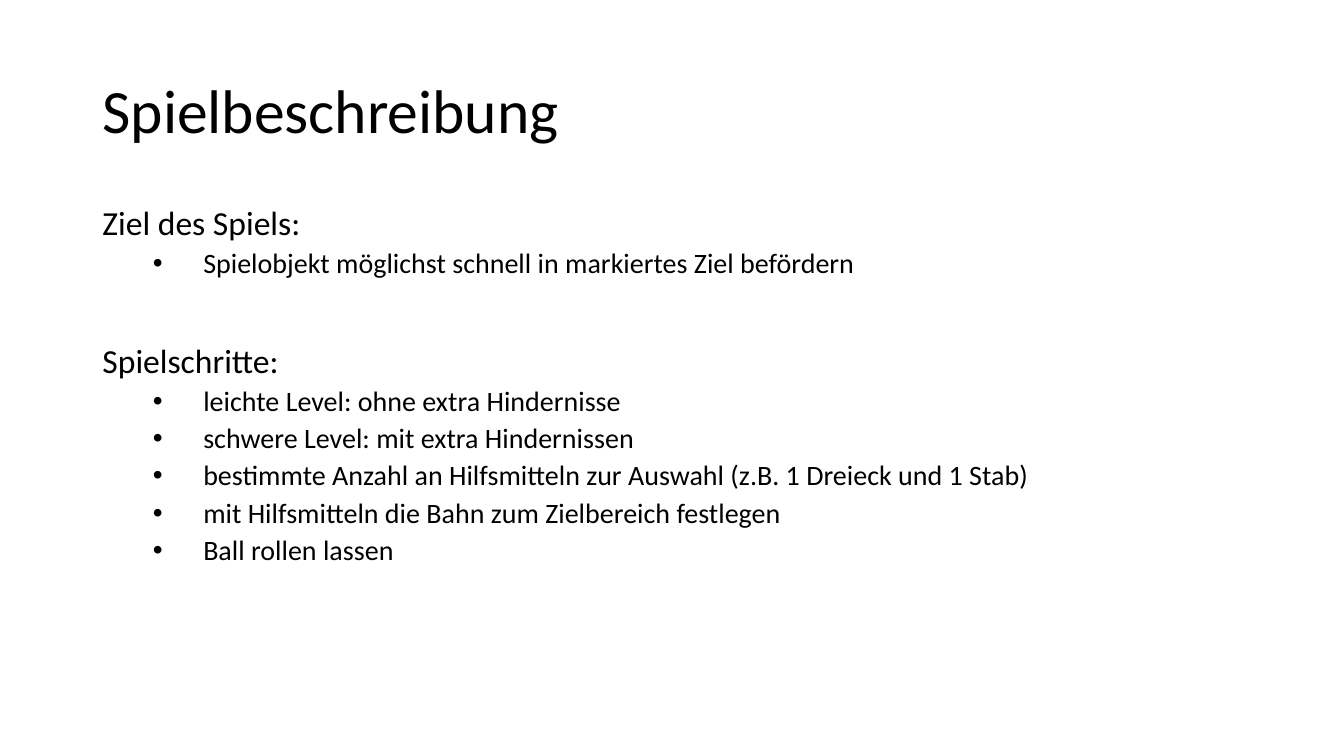
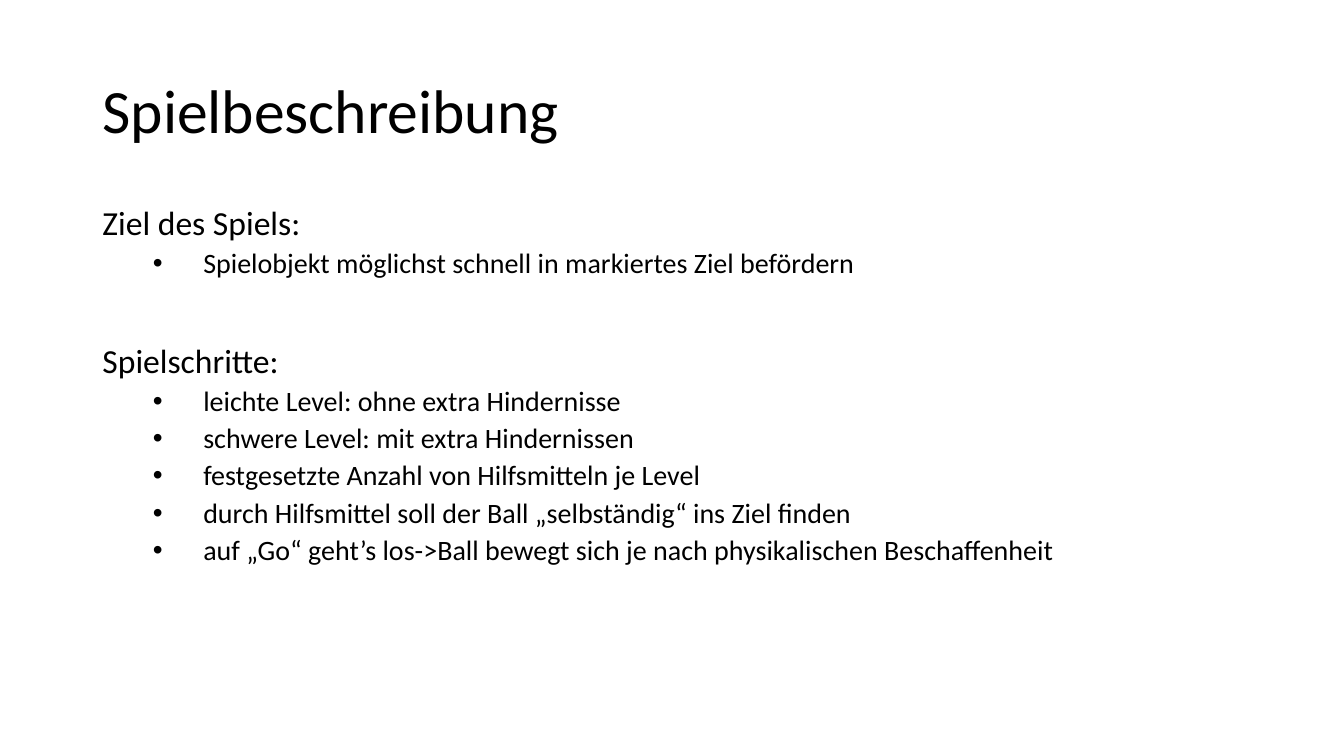
Before and after one commit to jonnyyx/Hole-in-One, a slide deck: slide 2 of BallFall.pptx. Drawn at 1344x756 pixels with LibreOffice and Linux fonts; fonts in the diff are those of the drawing. Boxes give left, top, right and bottom in pixels: in the first picture for what was removed or moved away, otherwise in the second. Text is boxed around its words. In the diff, an @@ line names an element or a change of style, - is before the commit and + after.

```diff
--- a/BallFall.pptx
+++ b/BallFall.pptx
@@ text at (203,465,1053,565): text changed @@
-  • bestimmte Anzahl an Hilfsmitteln zur Auswahl (z.B. 1 Dreieck und 1 Stab)
-  • mit Hilfsmitteln die Bahn zum Zielbereich festlegen
-  • Ball rollen lassen
+  • festgesetzte Anzahl von Hilfsmitteln je Level
+  • durch Hilfsmittel soll der Ball „selbständig“ ins Ziel finden
+  • auf „Go“ geht’s los->Ball bewegt sich je nach physikalischen Beschaffenheit
```
Also in this commit, not shown: 5 other slides changed, 4 slides added.
